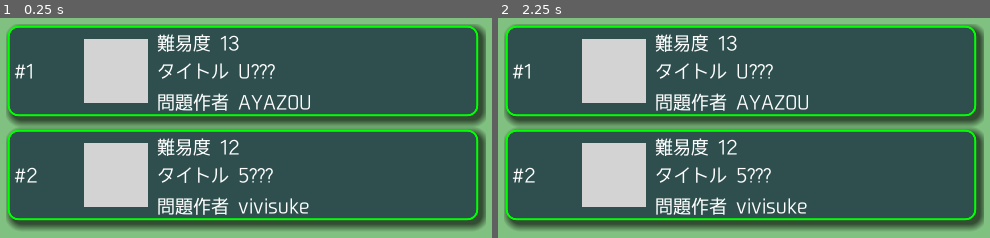
Above: before the commit, frames 1-2 (left to right).
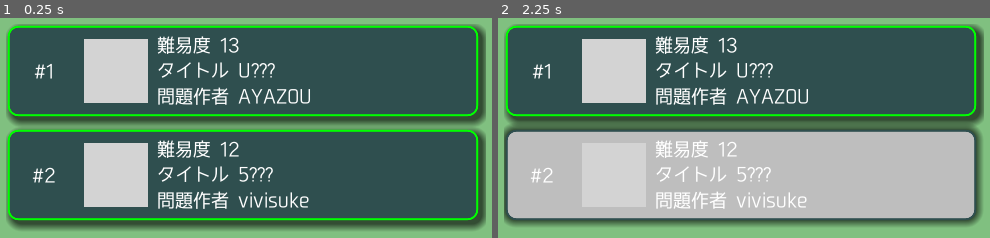
Above: after the commit, the same moments.

Repository: vivisuke/SakuSakuMosaic
Game: Godot game, scene res://LevelScene.tscn
Same seed, same stepped clock (60 frames per second), same inputs: the game is played once before the commit and once after it.
Inputs (mouse positions are in pixels of both pictures, inside the frame that each line leads up to):
- Up to frame 1 (0.25 s): no input
- Up to frame 2 (2.25 s): tap Enter at 0.5, 2 s; move the mouse to (outside the picture) at 0.52 s; press the mouse at (outside the picture) at 0.53 s; tap Space at 1.25 s; move the mouse to (outside the picture) at 1.27 s; release the mouse at (outside the picture) at 1.28 s; click (outside the picture) at 1.35 s; move the mouse to (793, 147) at 2.02 s; press the mouse at (793, 147) at 2.03 s

The runs differ from the first frame. In frame 1, 5.7% of the frame differs, in the area x 3-64%, y 7-90%; in frame 2, 45%, in the area x 1-99%, y 7-97%.

Commit message:
0064 ◎ C 09/06 09/06 0.001│ToDo│QuestPanel：_input() ハンドラ実装

Diff:
--- a/SakuSakuMosaic/QuestPanel.gd
+++ b/SakuSakuMosaic/QuestPanel.gd
@@ -48,6 +48,26 @@
 		var s = n % 60
 		$ClearTime.text = "Time: %02d:%02d:%02d" % [h, m, s]
 	update()
+func _input(event):
+	if event is InputEventMouseButton:
+		#print("InputEventMouseButton")
+		if event.is_action_pressed("click"):		# left mouse button
+			if get_global_rect().has_point(event.position):		#
+				mouse_pushed = true;
+				saved_pos = get_global_rect()
+				update()
+		elif event.is_action_released("click") && mouse_pushed:
+			if get_global_rect() == saved_pos:
+				if get_global_rect().has_point(event.position):		#
+					print("pressed: ", $Number.text)
+					emit_signal("pressed", number)
+			mouse_pushed = false;
+			update()
+	elif event is InputEventMouseMotion && mouse_pushed:	# mouse Moved
+		if get_global_rect() != saved_pos || !get_global_rect().has_point(event.position):	#
+			mouse_pushed = false;
+			update()
+	print("mouse_pushed = ", mouse_pushed)
 func _draw():
 	# 外枠
 	var style_box = StyleBoxFlat.new()
--- a/SakuSakuMosaic/QuestPanel.tscn
+++ b/SakuSakuMosaic/QuestPanel.tscn
@@ -17,9 +17,9 @@
 }
 
 [node name="Star" type="Label" parent="."]
-margin_left = 8.0
+margin_left = 11.0
 margin_top = 10.0
-margin_right = 62.0
+margin_right = 65.0
 margin_bottom = 29.0
 custom_fonts/font = SubResource( 1 )
 text = "★★★"
@@ -28,21 +28,22 @@
 }
 
 [node name="Number" type="Label" parent="."]
-margin_left = 8.0
+margin_left = 18.0
 margin_top = 38.0
-margin_right = 48.0
-margin_bottom = 52.0
+margin_right = 58.0
+margin_bottom = 57.0
 custom_fonts/font = SubResource( 1 )
 text = "#1"
+align = 1
 __meta__ = {
 "_edit_use_anchors_": false
 }
 
 [node name="Difficulty" type="Label" parent="."]
 margin_left = 150.705
-margin_top = 10.0
-margin_right = 190.705
-margin_bottom = 29.0
+margin_top = 12.0
+margin_right = 221.705
+margin_bottom = 31.0
 custom_fonts/font = SubResource( 1 )
 text = "難易度 1"
 __meta__ = {
@@ -51,9 +52,9 @@
 
 [node name="Title" type="Label" parent="."]
 margin_left = 150.705
-margin_top = 38.0
+margin_top = 37.0
 margin_right = 221.705
-margin_bottom = 57.0
+margin_bottom = 56.0
 custom_fonts/font = SubResource( 1 )
 text = "難易度 1"
 __meta__ = {
@@ -62,9 +63,9 @@
 
 [node name="Author" type="Label" parent="."]
 margin_left = 150.705
-margin_top = 68.9194
+margin_top = 62.9194
 margin_right = 221.705
-margin_bottom = 87.9194
+margin_bottom = 81.9194
 custom_fonts/font = SubResource( 1 )
 text = "難易度 1"
 __meta__ = {
@@ -73,9 +74,9 @@
 
 [node name="ClearTime" type="Label" parent="."]
 margin_left = 349.303
-margin_top = 10.0
+margin_top = 12.0
 margin_right = 420.303
-margin_bottom = 29.0
+margin_bottom = 31.0
 custom_fonts/font = SubResource( 1 )
 text = "難易度 1"
 __meta__ = {
--- a/SakuSakuMosaic/project.godot
+++ b/SakuSakuMosaic/project.godot
@@ -23,6 +23,19 @@
 window/size/width=500
 window/size/height=800
 
+[input]
+
+click={
+"deadzone": 0.5,
+"events": [ Object(InputEventMouseButton,"resource_local_to_scene":false,"resource_name":"","device":0,"alt":false,"shift":false,"control":false,"meta":false,"command":false,"button_mask":0,"position":Vector2( 0, 0 ),"global_position":Vector2( 0, 0 ),"factor":1.0,"button_index":1,"pressed":false,"doubleclick":false,"script":null)
+ ]
+}
+rt-click={
+"deadzone": 0.5,
+"events": [ Object(InputEventMouseButton,"resource_local_to_scene":false,"resource_name":"","device":0,"alt":false,"shift":false,"control":false,"meta":false,"command":false,"button_mask":0,"position":Vector2( 0, 0 ),"global_position":Vector2( 0, 0 ),"factor":1.0,"button_index":2,"pressed":false,"doubleclick":false,"script":null)
+ ]
+}
+
 [physics]
 
 common/enable_pause_aware_picking=true
Not shown, changed: SakuSakuMozaic.spr
